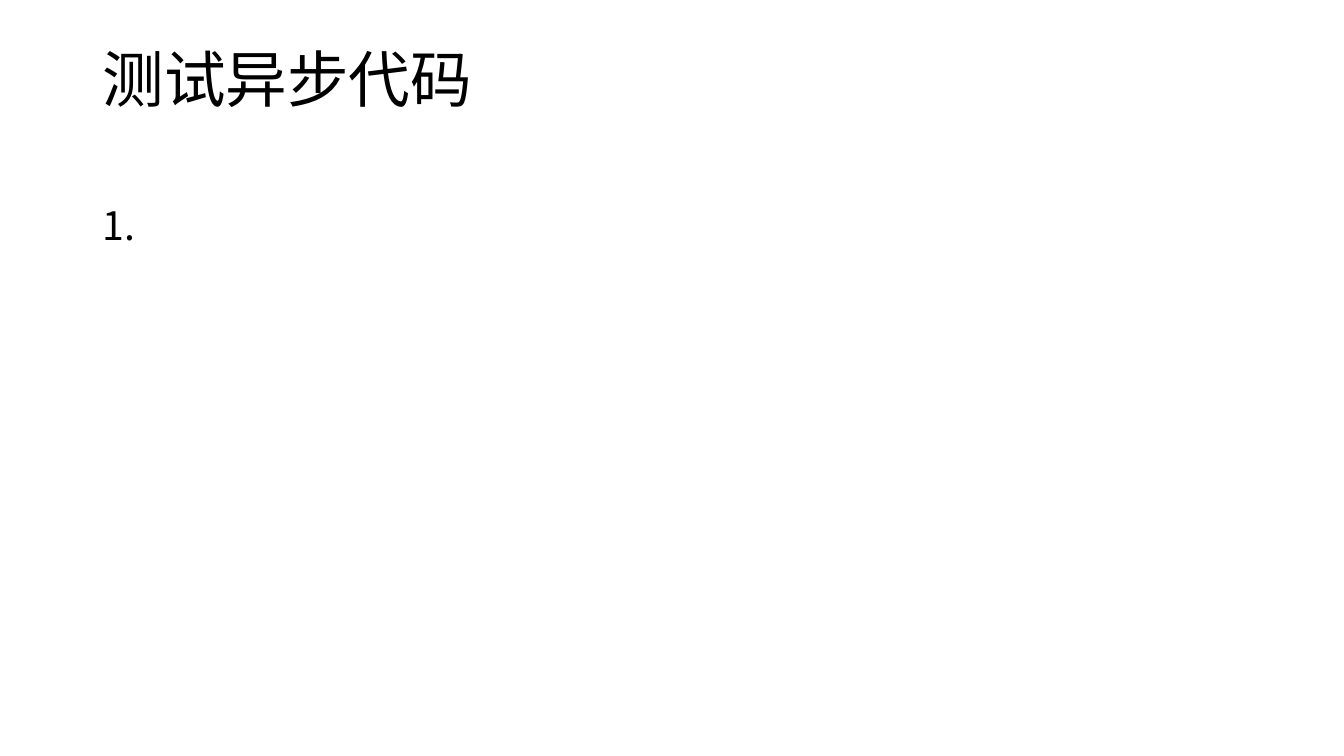
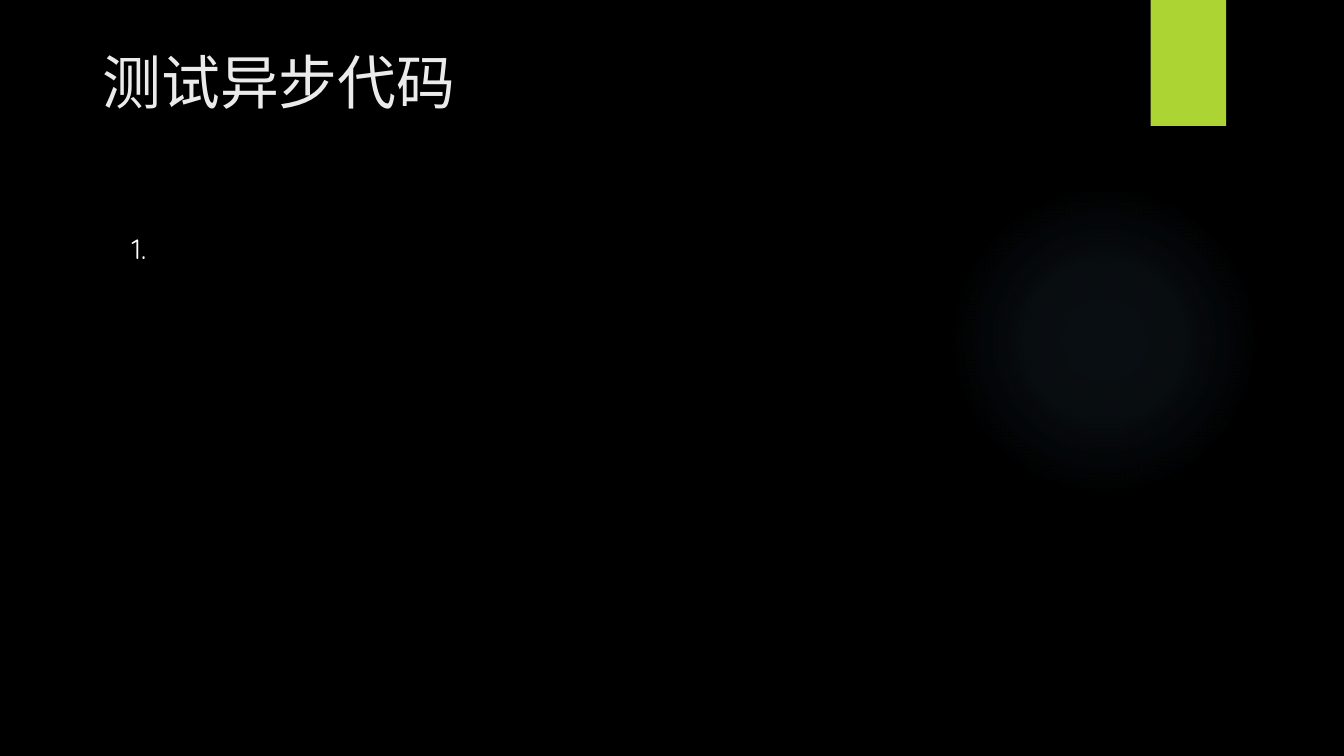
Before and after one commit to WangEbo/auto-test, a slide deck: slide 11 of 王博书的分享/自动化测试.pptx. Drawn at 1344x756 pixels with LibreOffice and Linux fonts; fonts in the diff are those of the drawing; background and template pictures are left out. Boxes give left, top, right and bottom in pixels: in the first picture for what was removed or moved away, otherwise in the second. Text is boxed around its words. In the diff, an @@ line names an element or a change of style, - is before the commit and + after.

```diff
--- a/王博书的分享/自动化测试.pptx
+++ b/王博书的分享/自动化测试.pptx
@@ background #FFFFFF to picture (left out) @@
@@ rectangle added at (1150, 0, 1226, 126), fill #ACD433 @@
@@ title "测试异步代码" at (102, 54, 455, 109): size 44 to 42 pt, font Noto Sans CJK SC to Quicksand, text colour #000000 to #EBEBEB; line spacing 0.9 to 1; vertical alignment middle to top @@
@@ ellipse added at (949, 185, 1259, 495), fill gradient #7AC4F0 @@
@@ text "1.": place and size @@
-text "1." at (102, 211, 135, 241)
+text "1." at (132, 239, 146, 259)
@@ text "1." at (132, 239, 146, 259): size 28 to 20 pt, font Noto Sans CJK SC to Quicksand, text colour #000000 to #FFFFFF; line spacing 0.9 to 1 @@
```
Also in this commit, not shown: 11 other slides changed, 1 slide added, 1 slide removed.
